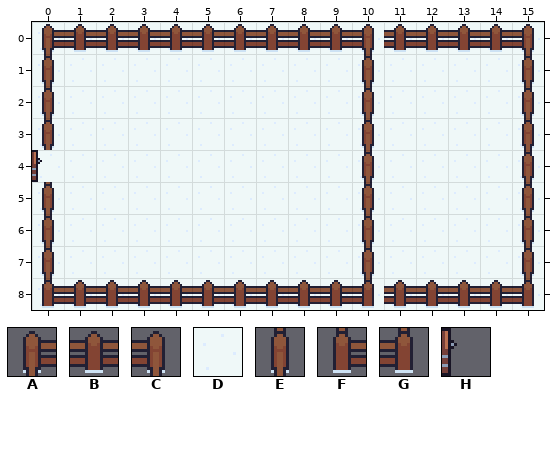
A Tiled map (JSON) gets an edit: Pingu-007/CASA_VENDEDOR.tmj. Above: the version before the commit.
Cells are 16x16 px. Shown: x 0..15, y 0..8.
Key: from "tile_set_pingu": A 6, B 7, C 8, D 15, E 20, F 21, G 22; from "tileset_placeholder": H 9.
_ is an empty cell, # one hidden under a higher layer.
Objects are placed by their top-left corner, in cells (3,4 is the top-left corner of cell 3,4); size is 1x1 cell unless given.
Layers that did not change in this view are not listed.
Layer "ground" before, first column x 0:
0 DDDDDDDDDDDDDDDD
1 DDDDDDDDDDDDDDDD
2 DDDDDDDDDDDDDDDD
3 DDDDDDDDDDDDDDDD
4 DDDDDDDDDDDDDDDD
5 DDDDDDDDDDDDDDDD
6 DDDDDDDDDDDDDDDD
7 DDDDDDDDDDDDDDDD
8 DDDDDDDDDDDDDDDD
Layer "fence" before, first column x 0:
0 ABBBBBBBBBCBBBBC
1 E_________E____E
2 E_________E____E
3 E_________E____E
4 __________E____E
5 E_________E____E
6 E_________E____E
7 E_________E____E
8 FBBBBBBBBBGBBBBG
The result:
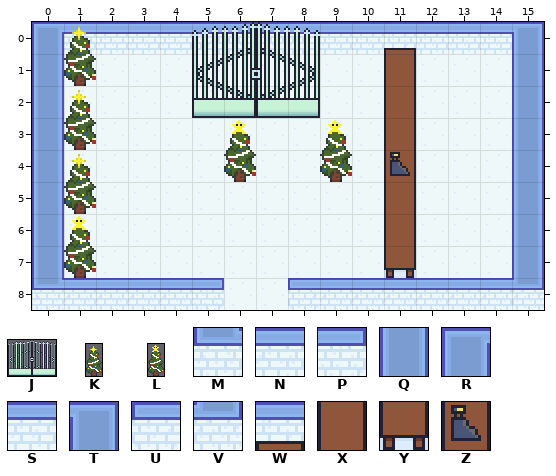
Further tiles: from "portao": J 0 "map_object"; from "star": K 0 "map_object", L 1 "map_object"; from "tile_set_pingu": M 126, N 127, P 128, Q 129, R 130, S 131, T 132, U 133, V 134, W 135, X 136, Y 137, Z 138.
Difference:
Changed rows in their new state; . is an unchanged cell.
Layer "ground":
first column x 0:
0 RSSSSSSSSSSWSSST
1 Q..........X...Q
2 Q..........X...Q
3 Q..........X...Q
4 Q..........Z...Q
5 Q..........X...Q
6 Q..........X...Q
7 Q..........Y...Q
8 ######..########
Layer "fence":
first column x 0:
0 ________________
1 _........._...._
2 _........._...._
3 _........._...._
4 .........._...._
5 _........._...._
6 _........._...._
7 _........._...._
8 ________________
Layer "bInterativos":
added: K "map_object" at 1,0 size 1x2
added: K "map_object" at 1,2 size 1x2
added: L "map_object" at 6,3 size 1x2
added: K "map_object" at 1,4 size 1x2
added: L "map_object" at 1,6 size 1x2
Layer "Paredes":
added: J "map_object" at 5,0 size 4x3
added: L "map_object" at 9,3 size 1x2
Layer "tStone":
first column x 0:
8 MNNNNP..UNNNNNNV
Layer "tTree" (removed):
first column x 0:
4 _
